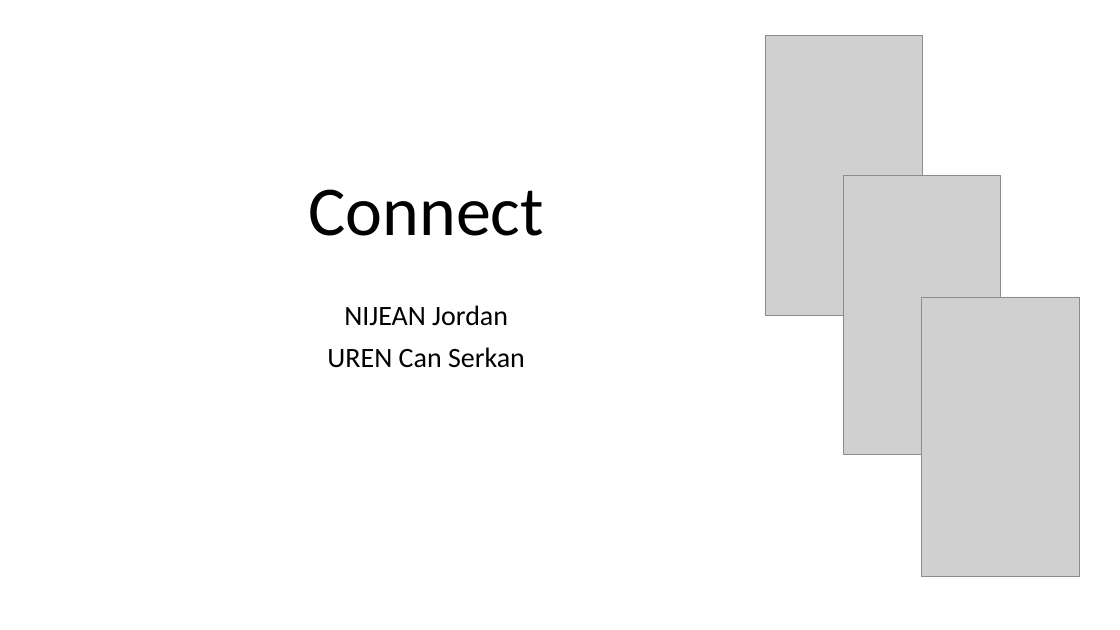
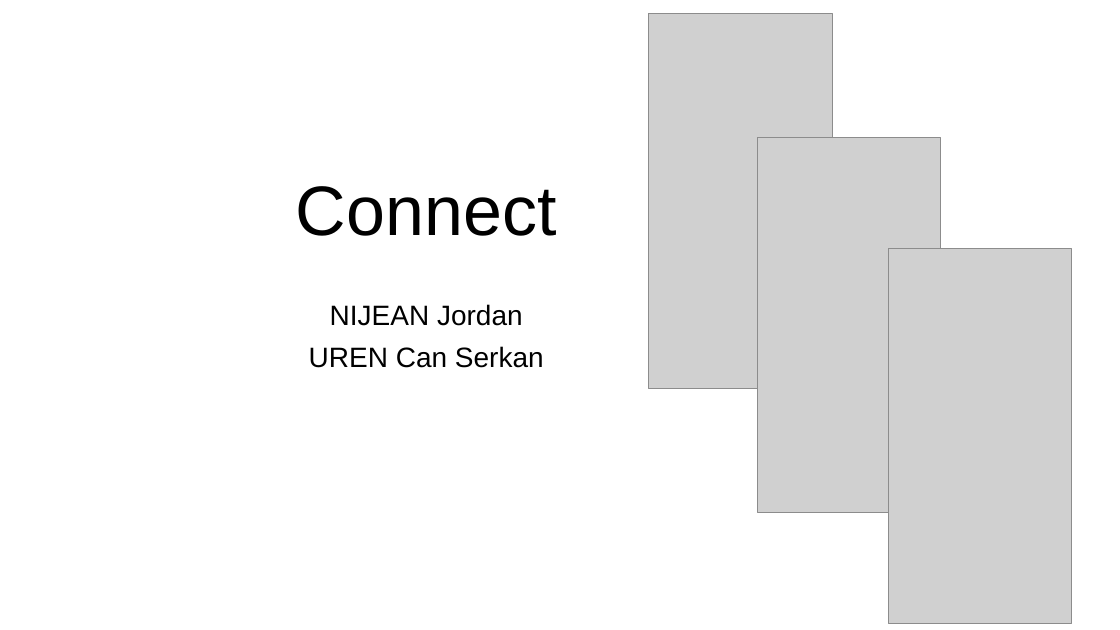
Before and after one commit to 0nza1101/Connect, a slide deck: slide 1 of Ressources/presentation_projet_connect.pptx. Drawn at 1120x630 pixels with LibreOffice and Linux fonts; fonts in the diff are those of the drawing; grey boxes stand for pictures. Boxes give left, top, right and bottom in pixels: in the first picture for what was removed or moved away, otherwise in the second. Text is boxed around its words. In the diff, an @@ line names an element or a change of style, - is before the commit and + after.

```diff
--- a/Ressources/presentation_projet_connect.pptx
+++ b/Ressources/presentation_projet_connect.pptx
@@ picture added at [649,13,832,388] @@
@@ picture removed at [765,35,923,315] @@
@@ title "Connect" at [296,186,557,236]: font Calibri to Arial @@
@@ picture added at [757,137,940,512] @@
@@ picture removed at [844,176,1001,455] @@
@@ picture: place and size @@
-picture at [922,297,1080,577]
+picture at [889,249,1072,623]
@@ subtitle "NIJEAN Jordan" at [309,304,544,368]: font Calibri to Arial @@
```
Also in this commit, not shown: 5 other slides changed, 6 slides added, 1 slide removed.
